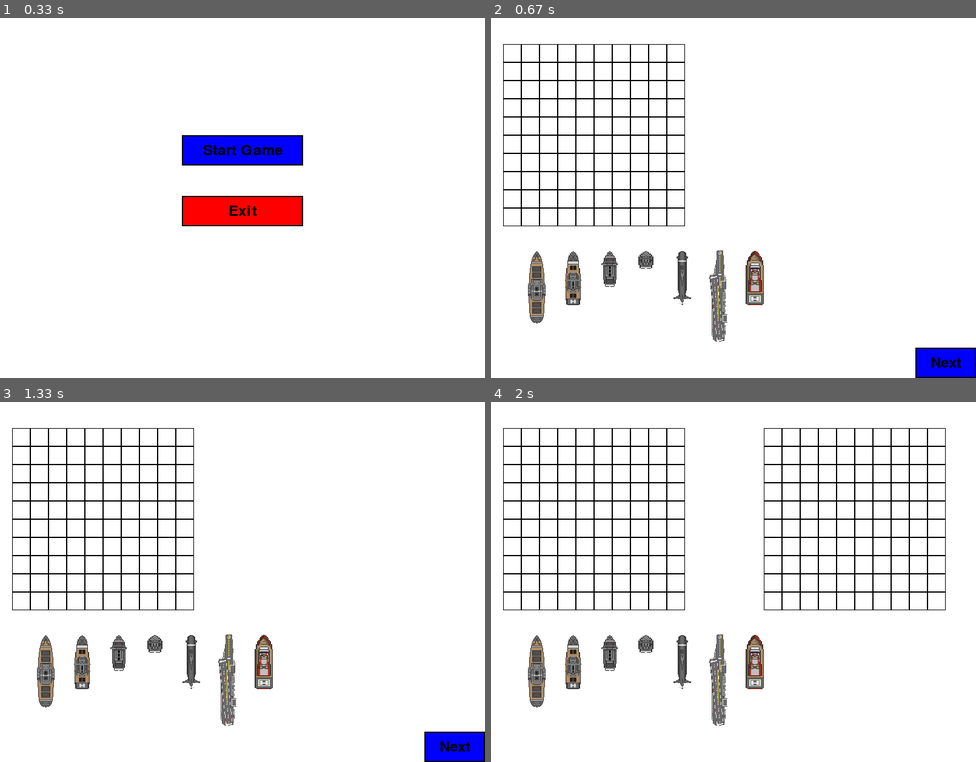
Above: before the commit, frames 1-4 (two rows, left to right).
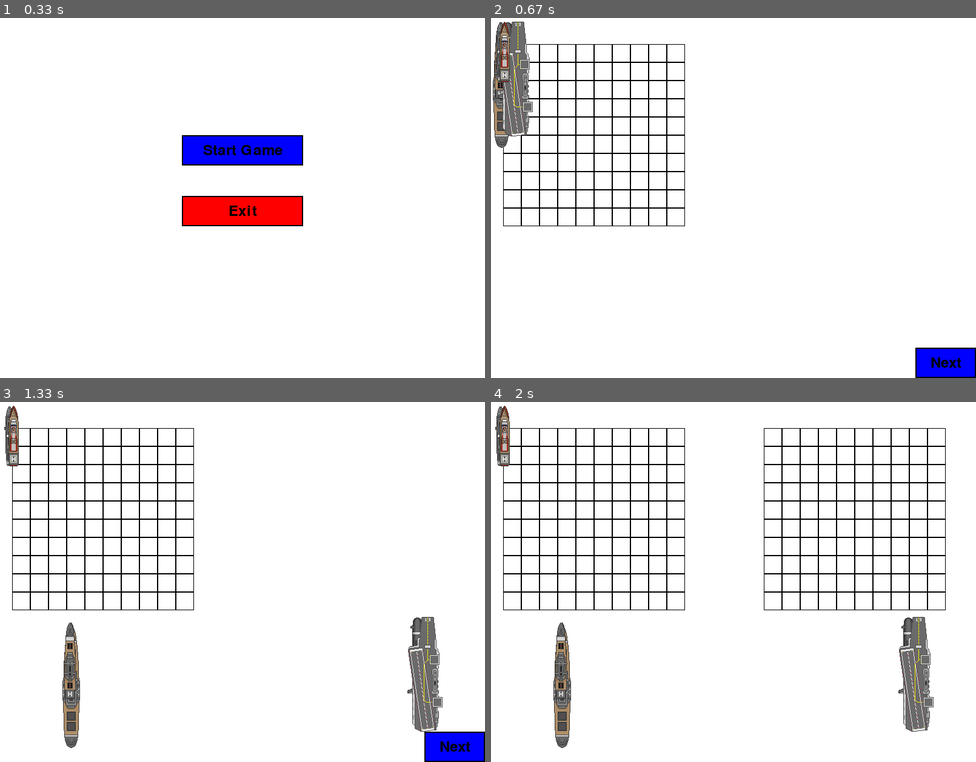
Above: after the commit, the same moments.

Repository: alemtz16/pygame_battleship
Game: pygame game, started from main.py
Same seed, same stepped clock (60 frames per second), same inputs: the game is played once before the commit and once after it.
Inputs (mouse positions are in pixels of both pictures, inside the frame that each line leads up to):
- Up to frame 1 (0.33 s): no input
- Up to frame 2 (0.67 s): press the mouse at (733, 151) at 0.37 s; move the mouse to (723, 122) at 0.47 s; release the mouse at (714, 97) at 0.6 s
- Up to frame 3 (1.33 s): press the mouse at (9, 470) at 0.7 s; move the mouse to (38, 578) at 0.8 s; release the mouse at (72, 686) at 0.93 s; press the mouse at (87, 679) at 1.03 s; move the mouse to (252, 675) at 1.13 s; release the mouse at (426, 675) at 1.27 s
- Up to frame 4 (2 s): press the mouse at (946, 747) at 1.37 s; move the mouse to (786, 718) at 1.47 s; release the mouse at (626, 693) at 1.6 s

Frame 1 is identical in both runs. In frame 2, 4.9% of the frame differs, in the area x 0-57%, y 1-90%; in frame 3, 5.6%, in the area x 0-92%, y 1-97%; in frame 4, 5.6%.

Commit message:
ya se pueden hacer drag

Diff:
--- a/board.py
+++ b/board.py
@@ -1,47 +1,18 @@
 import pygame
 import logging
-from settings import CELL_SIZE, BLACK, WINDOW_WIDTH, WINDOW_HEIGHT
-from ship import Ship
-from fleet_config import FLEET
-
-# Setup basic configuration for logging
-logging.basicConfig(level=logging.DEBUG, format='%(asctime)s - %(levelname)s - %(message)s')
+from settings import CELL_SIZE, BLACK
 
 class Board:
     def __init__(self, size, show_ships=True):
-        """
-        Initializes the board with a square matrix of a specific size.
-        Args:
-            size (int): The size of the board (number of cells in one row or column).
-            show_ships (bool): Determines if ships are shown on the board.
-        """
         self.size = size
         self.grid = [[None for _ in range(size)] for _ in range(size)]
         self.ships = []
-        self.show_ships = show_ships  # Controls the visibility of ships
+        self.show_ships = show_ships
         logging.debug("Board initialized with size {}x{}.".format(size, size))
 
     def add_ship(self, ship):
-        """Adds a ship to the board without checking positions."""
         self.ships.append(ship)
         logging.debug(f"Ship {ship.name} added to the board at {ship.rect.topleft}.")
-
-    def place_ship(self, ship):
-        """Places a ship on the board if the positions are valid."""
-        start_x, start_y = ship.rect.topleft[0] // CELL_SIZE, ship.rect.topleft[1] // CELL_SIZE
-        if self.is_within_bounds((start_x, start_y)) and self.grid[start_y][start_x] is None:
-            self.grid[start_y][start_x] = ship
-            self.ships.append(ship)
-            logging.debug(f"Placed ship {ship.name} at grid position ({start_x}, {start_y}).")
-            return True
-        else:
-            logging.warning(f"Failed to place ship {ship.name} at grid position ({start_x}, {start_y}).")
-            return False
-
-    def is_within_bounds(self, position):
-        """Checks if a position is within the board."""
-        x, y = position
-        return 0 <= x < self.size and 0 <= y < self.size
 
     def draw(self, screen, cell_size, offset=(0, 0)):
         logging.debug("Starting to draw the board.")
@@ -49,26 +20,9 @@
             for x in range(self.size):
                 rect = pygame.Rect(offset[0] + x * cell_size, offset[1] + y * cell_size, cell_size, cell_size)
                 pygame.draw.rect(screen, BLACK, rect, 1)
-                if self.grid[y][x] is not None:
-                    self.grid[y][x].draw(screen)
-                    logging.debug(f"Drawing ship at {x}, {y}.")
 
         if self.show_ships:
             for ship in self.ships:
                 ship.draw(screen)
                 logging.debug(f"Drawing ship {ship.name} at {ship.rect.topleft}.")
         logging.debug("Finished drawing the board.")
-
-
-    def receive_shot(self, position):
-        """Receives a shot at a position and returns if it hits a ship."""
-        x, y = position
-        if not self.is_within_bounds(position):
-            logging.debug(f"Shot at {position} is out of bounds.")
-            return False
-        if self.grid[y][x] is not None:
-            logging.debug(f"Hit at {position}.")
-            self.grid[y][x] = None  # This could be changed to handle hits differently
-            return True
-        logging.debug(f"Miss at {position}.")
-        return False
--- a/main.py
+++ b/main.py
@@ -4,7 +4,7 @@
 from menu import GameMenu
 from board import Board
 from ship import Ship
-from gui_helpers import draw_button, button_click_event
+from gui_helpers import draw_button
 from fleet_config import FLEET
 
 # Setup logging
@@ -28,7 +28,8 @@
         start_position=(ship_info['position'][0], ship_info['position'][1]),
         image_path=ship_info['image_path']
     )
-    player_board.add_ship(new_ship)  # Make sure ships are added to the board
+    player_board.add_ship(new_ship)
+    ships.append(new_ship)
 
 game_state = 'MENU'  # Start with the menu
 next_button = pygame.Rect(700, 550, 100, 50)  # Example position and size for 'Next' button
@@ -38,31 +39,30 @@
 # Main game loop
 running = True
 while running:
-    clock.tick(60)
+    clock.tick(60)  # Ensure the game runs at 60 FPS
     events = pygame.event.get()
     for event in events:
         if event.type == pygame.QUIT:
-            pygame.quit()
-            exit()
+            running = False
 
-        if game_state == 'MENU':
-            menu_action = menu.handle_events(events)  # Pass the events to the menu for processing
-            if menu_action == 'start_game':
-                game_state = 'SETUP'
-                logging.debug("Transitioning to SETUP state.")
-            elif menu_action == 'exit':
-                pygame.quit()
-                exit()
+    if game_state == 'MENU':
+        menu_action = menu.handle_events(events)  # Pass the events to the menu for processing
+        if menu_action == 'start_game':
+            game_state = 'SETUP'
+            logging.debug("Transitioning to SETUP state.")
+        elif menu_action == 'exit':
+            running = False
 
-        elif game_state == 'SETUP':
-            for ship in ships:
-                ship.handle_mouse_event(event)  # Each ship handles its mouse events
+    screen.fill(WHITE)  # Clear the screen before drawing
 
-    screen.fill(WHITE)
     if game_state == 'MENU':
         menu.draw()
     elif game_state == 'SETUP':
         player_board.draw(screen, CELL_SIZE, offset=(20, 50))  # Draw the player board
+        for ship in player_board.ships:
+            ship.draw(screen)
+            for event in events:
+                ship.handle_mouse_event(event)
 
         if draw_button(screen, "Next", next_button, BLUE, RED, pygame.font.Font(None, 36)) and pygame.mouse.get_pressed()[0]:
             game_state = 'GAME'
@@ -74,6 +74,5 @@
         # Additional game logic here
 
     pygame.display.flip()
-    clock.tick(60)  # Ensure the game runs at 60 FPS
 
 pygame.quit()
--- a/ship.py
+++ b/ship.py
@@ -1,60 +1,33 @@
 import pygame
 import logging
-from settings import CELL_SIZE, BLACK
 
 class Ship:
-    def __init__(self, name, size, orientation, start_position, image_path=None):
+    def __init__(self, name, size, orientation, start_position, image_path):
         self.name = name
         self.size = size
         self.orientation = orientation
+        self.image = pygame.image.load(image_path)
+        self.rect = self.image.get_rect(topleft=start_position)
         self.dragging = False
+        logging.debug(f"Image loaded for {name} from {image_path}")
 
-        # Adjust dimensions based on orientation
-        if orientation == 'horizontal':
-            self.width = CELL_SIZE * size
-            self.height = CELL_SIZE
-        else:
-            self.width = CELL_SIZE
-            self.height = CELL_SIZE * size
-
-        # Convert start_position from grid coordinates to pixel coordinates
-        self.rect = pygame.Rect(start_position[0] * CELL_SIZE, start_position[1] * CELL_SIZE, self.width, self.height)
-
-        # Attempt to load an image if a path is provided
-        self.image = None
-        if image_path:
-            try:
-                self.image = pygame.image.load(image_path)
-                self.image = pygame.transform.scale(self.image, (self.width, self.height))
-                logging.debug(f"Image loaded for {self.name} from {image_path}")
-            except Exception as e:
-                logging.error(f"Error loading image for {self.name}: {e}")
-                self.image = None  # Ensure image is None if loading fails
+    def draw(self, screen):
+        screen.blit(self.image, self.rect)
+        logging.debug(f"Drawing ship {self.name} at {self.rect.topleft}")
 
     def handle_mouse_event(self, event):
-        if event.type == pygame.MOUSEBUTTONDOWN and event.button == 1:
+        if event.type == pygame.MOUSEBUTTONDOWN:
             if self.rect.collidepoint(event.pos):
                 self.dragging = True
-                self.drag_offset_x = event.pos[0] - self.rect.x
-                self.drag_offset_y = event.pos[1] - self.rect.y
-                logging.debug(f"Started dragging {self.name} from {self.rect.topleft}")
-        elif event.type == pygame.MOUSEBUTTONUP and event.button == 1:
+                self.mouse_offset = pygame.Vector2(self.rect.topleft) - event.pos
+                logging.debug(f"{self.name} selected for dragging")
+
+        elif event.type == pygame.MOUSEBUTTONUP:
             if self.dragging:
                 self.dragging = False
-                # Snap to the nearest grid position upon release
-                self.rect.x = round(self.rect.x / CELL_SIZE) * CELL_SIZE
-                self.rect.y = round(self.rect.y / CELL_SIZE) * CELL_SIZE
-                logging.debug(f"Stopped dragging {self.name}; snapped to grid at {self.rect.topleft}")
-        elif event.type == pygame.MOUSEMOTION and self.dragging:
-            # Update position while dragging
-            self.rect.x = event.pos[0] - self.drag_offset_x
-            self.rect.y = event.pos[1] - self.drag_offset_y
-            logging.debug(f"Dragging {self.name} to {self.rect.topleft}")
+                logging.debug(f"{self.name} dropped at {self.rect.topleft}")
 
-    def draw(self, screen):
-        if self.image:
-            screen.blit(self.image, self.rect.topleft)
-        else:
-            # Draw a filled rectangle with a border if no image is available
-            pygame.draw.rect(screen, BLACK, self.rect, 1)  # Draw outline
-            pygame.draw.rect(screen, (70, 70, 70), self.rect)  # Fill with gray for visibility
+        elif event.type == pygame.MOUSEMOTION:
+            if self.dragging:
+                self.rect.topleft = event.pos + self.mouse_offset
+                logging.debug(f"{self.name} moved to {self.rect.topleft}")
